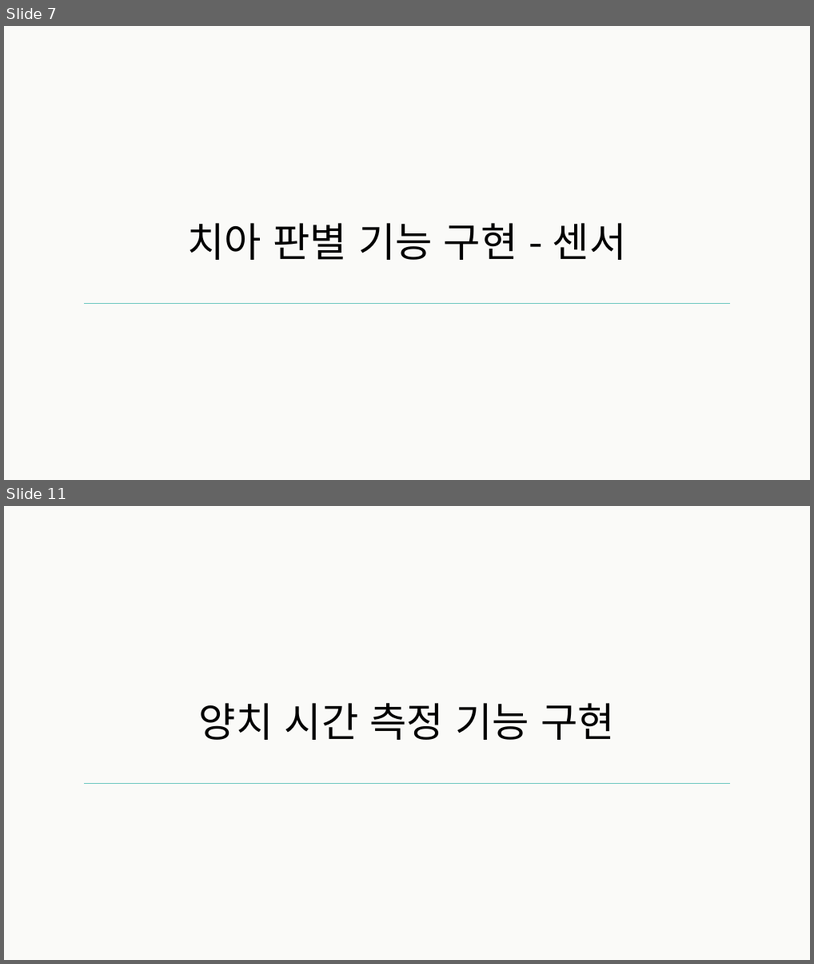
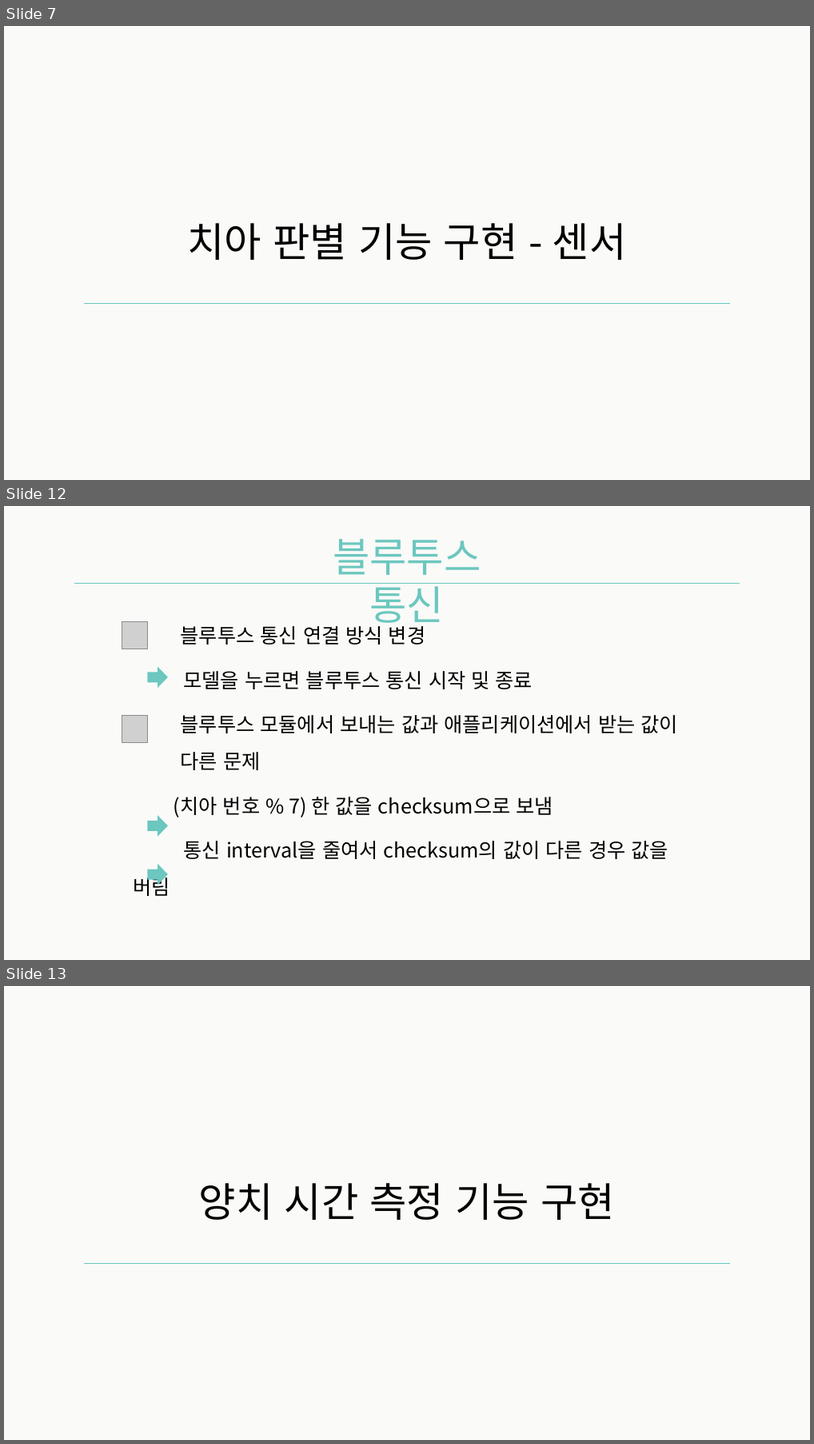
Before and after one commit to Team-Achi/Docs, a slide deck: PPT/캡스톤디자인_12주차_발표자료_5조.pptx. Shown one above the other, each under a label of ours: slides 7 and 11 before the commit, slides 7, 12 and 13 after it; the slides between them are not shown. The pictures are 814x964 and 814x1444 pixels, drawn with LibreOffice and Linux fonts; fonts in the diff are those of the drawing; grey boxes stand for pictures. Boxes give left, top, right and bottom in pixels: in the first picture for what was removed or moved away, otherwise in the second. Text is boxed around its words. In the diff, an @@ line names an element or a change of style, - is before the commit and + after.

```diff
--- a/PPT/캡스톤디자인_12주차_발표자료_5조.pptx
+++ b/PPT/캡스톤디자인_12주차_발표자료_5조.pptx
@@ slide 12 added at [4,506,810,960], background #FAFAF8 @@
@@ text added at [333,539,481,630], 48 pt, text #6BC7BF @@
+블루투스 통신
@@ line added from (74, 584) to (740, 584), #6BC7BF 1 pt @@
@@ picture added at [122,621,148,648] @@
@@ text added at [133,622,678,896], 24 pt, text #000000 @@
+• 블루투스 통신 연결 방식 변경
+모델을 누르면 블루투스 통신 시작 및 종료
+• 블루투스 모듈에서 보내는 값과 애플리케이션에서 받는 값이 다른 문제
+(치아 번호 % 7) 한 값을 checksum으로 보냄
+통신 interval을 줄여서 checksum의 값이 다른 경우 값을 버림
@@ right arrow added at [147,667,168,688], fill #6BC7BF @@
@@ picture added at [122,716,148,743] @@
@@ right arrow added at [147,815,168,836], fill #6BC7BF @@
@@ right arrow added at [147,864,168,884], fill #6BC7BF @@
@@ what was slide 11 is now slide 13 @@
```
Also in this commit, not shown: 7 slides changed, 1 other slide added, 1 slide removed.
